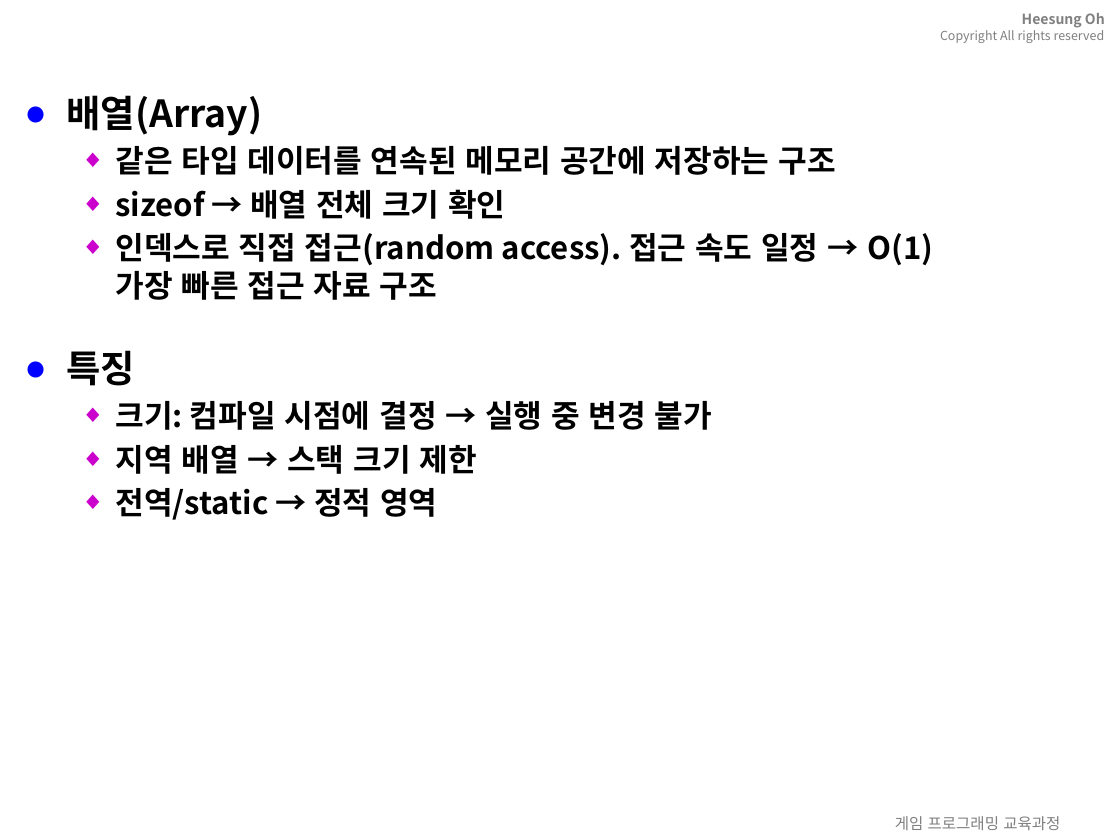
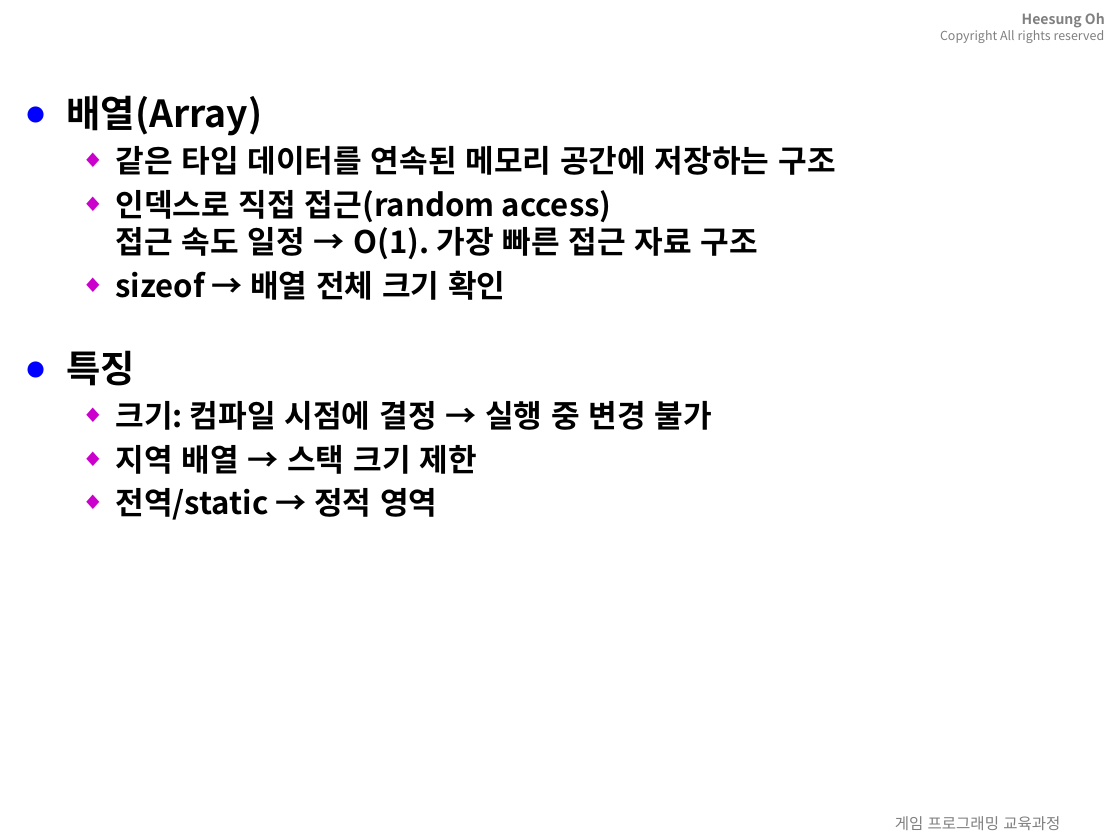
Before and after one commit to 3dapi/bs01_c, a slide deck: slide 2 of ppt/08.C언어-배열과문자열.pptx. Drawn at 1120x840 pixels with LibreOffice and Linux fonts; fonts in the diff are those of the drawing; background and template pictures are left out. Boxes give left, top, right and bottom in pixels: in the first picture for what was removed or moved away, otherwise in the second. Text is boxed around its words. In the diff, an @@ line names an element or a change of style, - is before the commit and + after.

```diff
--- a/ppt/08.C언어-배열과문자열.pptx
+++ b/ppt/08.C언어-배열과문자열.pptx
@@ text at (115,190,758,259): paragraph added @@
+  ◆ 인덱스로 직접 접근(random access)
+    접근 속도 일정 → O(1). 가장 빠른 접근 자료 구조
@@ text at (115,233,933,300): paragraph removed @@
-  ◆ 인덱스로 직접 접근(random access). 접근 속도 일정 → O(1)
-    가장 빠른 접근 자료 구조
```
Also in this commit, not shown: 3 other slides changed, 1 slide added, 54 other files.
